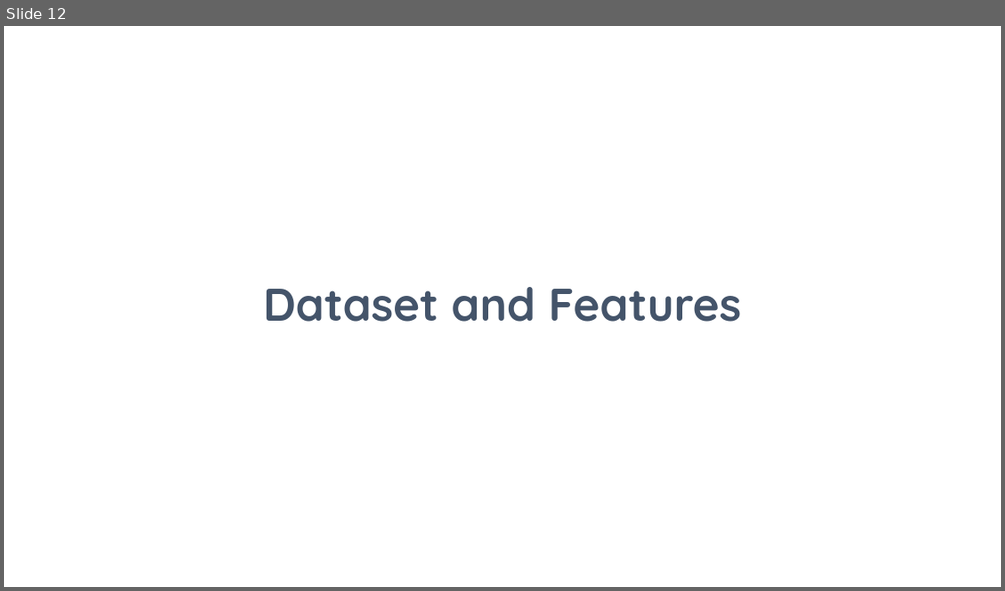
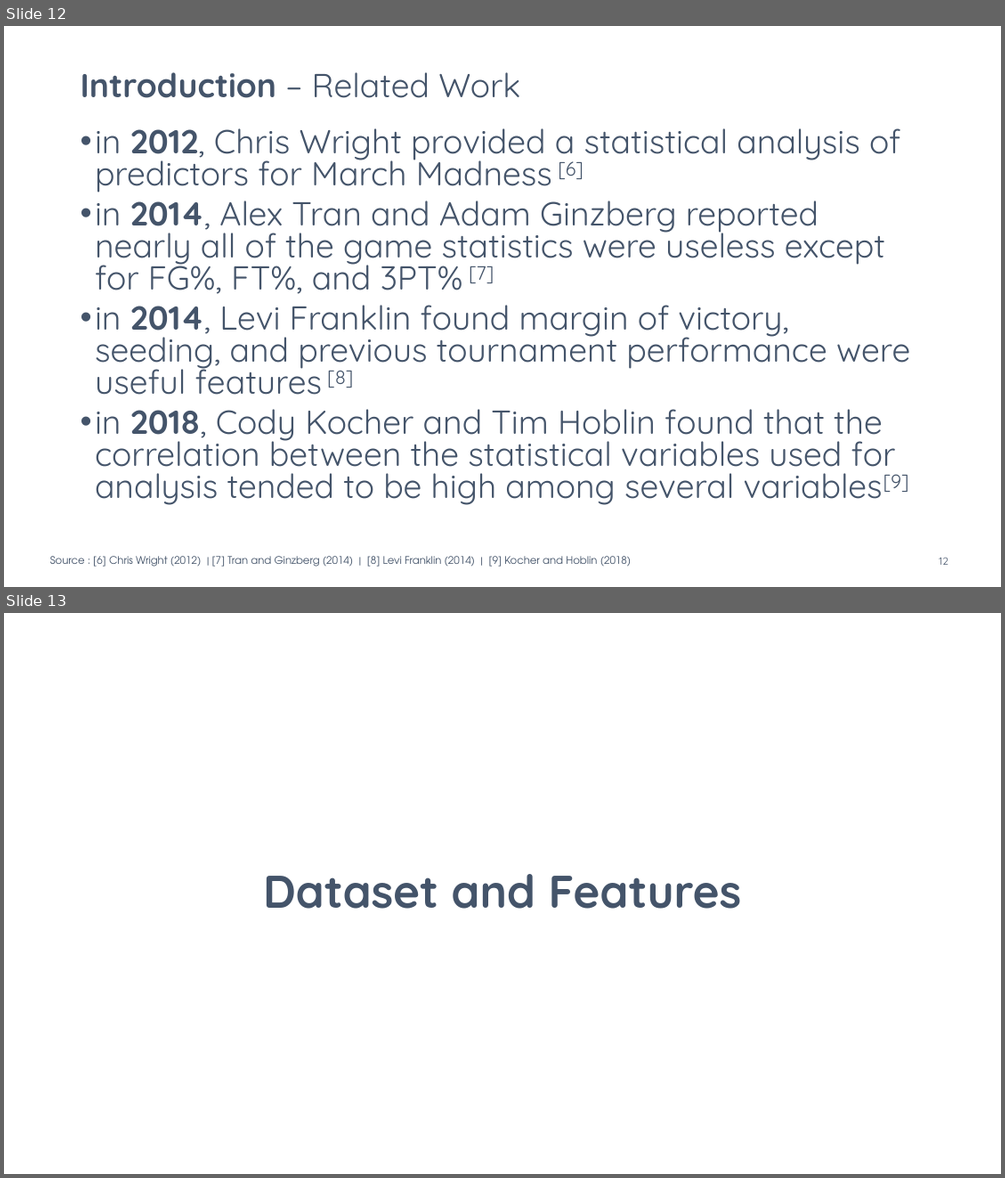
Before and after one commit to tsurgene/ncaa-forecast-project, a slide deck: project-presentation.pptx. Shown one above the other, each under a label of ours: slide 12 before the commit, slides 12 and 13 after it. The pictures are 1005x591 and 1005x1178 pixels, drawn with LibreOffice and Linux fonts; fonts in the diff are those of the drawing. Boxes give left, top, right and bottom in pixels: in the first picture for what was removed or moved away, otherwise in the second. Text is boxed around its words. In the diff, an @@ line names an element or a change of style, - is before the commit and + after.

```diff
--- a/project-presentation.pptx
+++ b/project-presentation.pptx
@@ slide 12 added at (4, 26, 1001, 587), background #FFFFFF @@
@@ title added at (81, 72, 520, 98), 32 pt, text #44546A, bold @@
+Introduction – Related Work
@@ text added at (95, 128, 910, 505), 32 pt, text #44546A @@
+• in 2012, Chris Wright provided a statistical analysis of predictors for March Madness [6]
+• in 2014, Alex Tran and Adam Ginzberg reported nearly all of the game statistics were useless except for FG%, FT%, and 3PT% [7]
+• in 2014, Levi Franklin found margin of victory, seeding, and previous tournament performance were useful features [8]
+• in 2018, Cody Kocher and Tim Hoblin found that the correlation between the statistical variables used for analysis tended to be high among several variables[9]
@@ text added at (50, 556, 631, 566), 10 pt, text #44546A @@
+Source : [6] Chris Wright (2012) | [7] Tran and Ginzberg (2014) | [8] Levi Franklin (2014) | [9] Kocher and Hoblin (2018)
@@ page number added at (938, 556, 947, 564), 10 pt, text #44546A @@
+12
@@ what was slide 12 is now slide 13 @@
```
Also in this commit, not shown: 4 slides changed, 2 other slides added, 4 other files.
